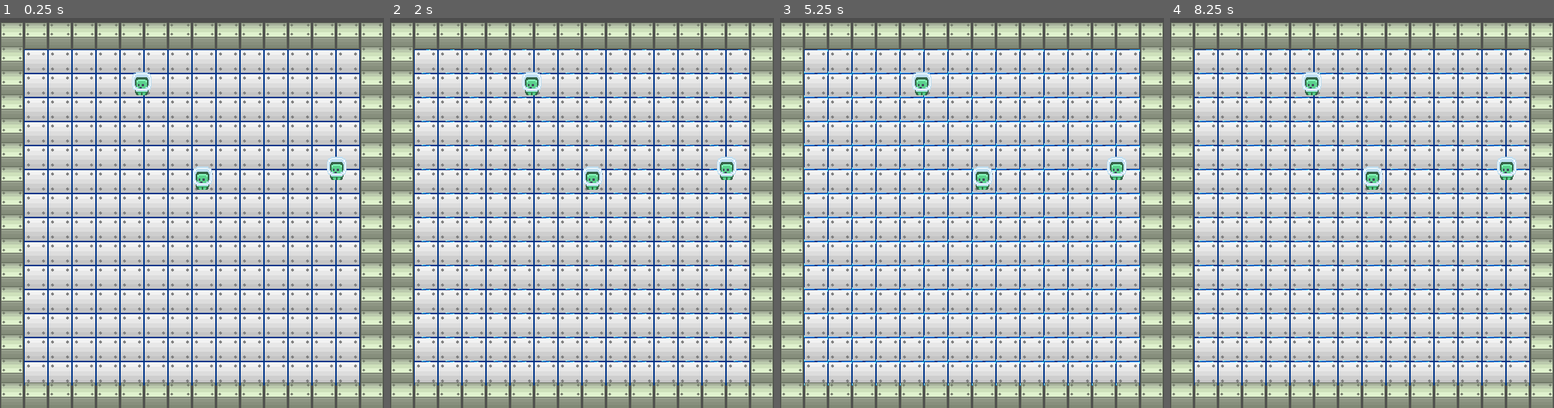
Above: before the commit, frames 1-4 (left to right).
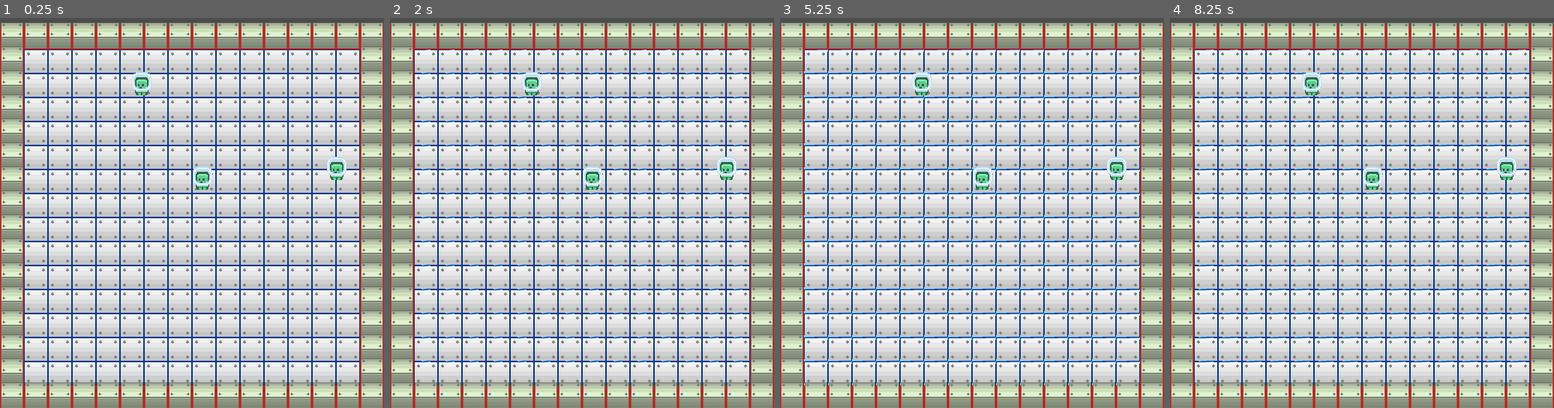
Above: after the commit, the same moments.

Repository: tofimega/Virtual-Bomber
Game: Godot game, scene res://scenes/main/game_scene.tscn
Same seed, same stepped clock (60 frames per second), same inputs: the game is played once before the commit and once after it.
Inputs:
- Up to frame 1 (0.25 s): no input
- Up to frame 2 (2 s): tap Enter at 0.5 s; tap Space at 1.25 s
- Up to frame 3 (5.25 s): tap Enter at 3.5, 5 s; tap Space at 4.25 s
- Up to frame 4 (8.25 s): tap Space at 6.5 s

The runs differ from the first frame. In frame 1, 1.6% of the frame differs, in the area x 0-100%, y 1-100%; in frame 2, 1.6%; in frame 3, 1.6%; in frame 4, 1.6%.

Commit message:
y-sort figured out

Diff:
--- a/scenes/level/tiles/Tile.gd
+++ b/scenes/level/tiles/Tile.gd
@@ -3,4 +3,5 @@
 
 # Called when the node enters the scene tree for the first time.
 func _ready():
-	z_index=position.y
+	#z_index=position.y
+	pass
--- a/scenes/level/tiles/wall.tscn
+++ b/scenes/level/tiles/wall.tscn
@@ -5,3 +5,6 @@
 [node name="Wall" instance=ExtResource("1_xq8w2")]
 y_sort_enabled = true
 collision_layer = 2
+
+[node name="Sprite2D2" parent="." index="1"]
+y_sort_enabled = true
--- a/scenes/player.tscn
+++ b/scenes/player.tscn
@@ -10,6 +10,7 @@
 size = Vector2(12, 8)
 
 [node name="Player" type="CharacterBody2D"]
+y_sort_enabled = true
 collision_layer = 16
 collision_mask = 7
 motion_mode = 1
--- a/scenes/test_level.tscn
+++ b/scenes/test_level.tscn
@@ -55,6 +55,7 @@
 texture = ExtResource("4_l51ea")
 texture_region_size = Vector2i(32, 36)
 0:0/0 = 0
+0:0/0/y_sort_origin = 7
 
 [sub_resource type="TileSet" id="TileSet_w2j1e"]
 tile_size = Vector2i(32, 32)
@@ -65,14 +66,16 @@
 normal = Vector2(0, 1)
 distance = 10.0
 
-[sub_resource type="RectangleShape2D" id="RectangleShape2D_2c2y2"]
-size = Vector2(476, 20)
-
-[sub_resource type="RectangleShape2D" id="RectangleShape2D_xr5rq"]
-size = Vector2(45, 494)
-
-[sub_resource type="RectangleShape2D" id="RectangleShape2D_ku3mx"]
-size = Vector2(22, 490)
+[sub_resource type="WorldBoundaryShape2D" id="WorldBoundaryShape2D_u7ry1"]
+distance = 10.0
+
+[sub_resource type="WorldBoundaryShape2D" id="WorldBoundaryShape2D_6vmih"]
+normal = Vector2(1, 0)
+distance = 23.0
+
+[sub_resource type="WorldBoundaryShape2D" id="WorldBoundaryShape2D_842i1"]
+normal = Vector2(-1, 0)
+distance = 11.0
 
 [sub_resource type="Animation" id="Animation_tdtyy"]
 length = 0.001
@@ -210,6 +213,7 @@
 }
 
 [node name="TestLevel" type="Node2D"]
+y_sort_enabled = true
 script = ExtResource("1_iun28")
 
 [node name="PlayerSpawn" type="Marker2D" parent="."]
@@ -229,7 +233,7 @@
 tile_set = SubResource("TileSet_w2j1e")
 format = 2
 layer_0/name = "Edge Back"
-layer_0/enabled = false
+layer_0/z_index = -1
 layer_0/tile_data = PackedInt32Array(0, 0, 0, 65536, 0, 0, 131072, 0, 0, 196608, 0, 0, 262144, 0, 0, 327680, 0, 0, 3932 …(681 unchanged characters)…
 layer_1/name = "Edge Top"
 layer_1/y_sort_enabled = true
@@ -244,17 +248,17 @@
 
 [node name="Bottom" type="CollisionShape2D" parent="Edge"]
 position = Vector2(262, 493)
-shape = SubResource("RectangleShape2D_2c2y2")
+shape = SubResource("WorldBoundaryShape2D_u7ry1")
 
 [node name="Left" type="CollisionShape2D" parent="Edge"]
 position = Vector2(8, 237)
-shape = SubResource("RectangleShape2D_xr5rq")
+shape = SubResource("WorldBoundaryShape2D_6vmih")
 
 [node name="Right" type="CollisionShape2D" parent="Edge"]
 position = Vector2(492, 243)
-shape = SubResource("RectangleShape2D_ku3mx")
-
-[node name="Sprite2D" type="Sprite2D" parent="."]
+shape = SubResource("WorldBoundaryShape2D_842i1")
+
+[node name="Floor" type="Sprite2D" parent="."]
 z_index = -1
 texture_repeat = 2
 position = Vector2(256, 258)
@@ -262,7 +266,7 @@
 region_enabled = true
 region_rect = Rect2(0, 0, 32, 32)
 
-[node name="AnimationPlayer" type="AnimationPlayer" parent="Sprite2D"]
+[node name="AnimationPlayer" type="AnimationPlayer" parent="Floor"]
 libraries = {
 "": SubResource("AnimationLibrary_02ve3")
 }
--- a/scripts/managers/game_manager.gd
+++ b/scripts/managers/game_manager.gd
@@ -28,7 +28,7 @@
 
 func _load_level()->void:
 	var level=ResourceLoader.load("res://scenes/test_level.tscn").instantiate()
-	get_tree().get_root().add_child.call_deferred(level)
+	get_parent().add_child.call_deferred(level)
 
 func add_spawn_point(p: PlayerSpawn)->void:
 	player_spawn_points.append(p)
@@ -45,7 +45,7 @@
 		player.position.x=player_spawn_points[player_count].position.x
 		player.position.y=player_spawn_points[player_count].position.y
 
-		get_tree().get_root().add_child.call_deferred(player)
+		get_parent().add_child.call_deferred(player)
 		player_count+=1
 		if player_count>=GlobalAccess.players:
 			break
--- a/scripts/objects/player/player.gd
+++ b/scripts/objects/player/player.gd
@@ -41,7 +41,7 @@
 
 
 func _process(delta):
-	z_index=position.y
+	#z_index=position.y
 	move()
 	place_bomb()
 
